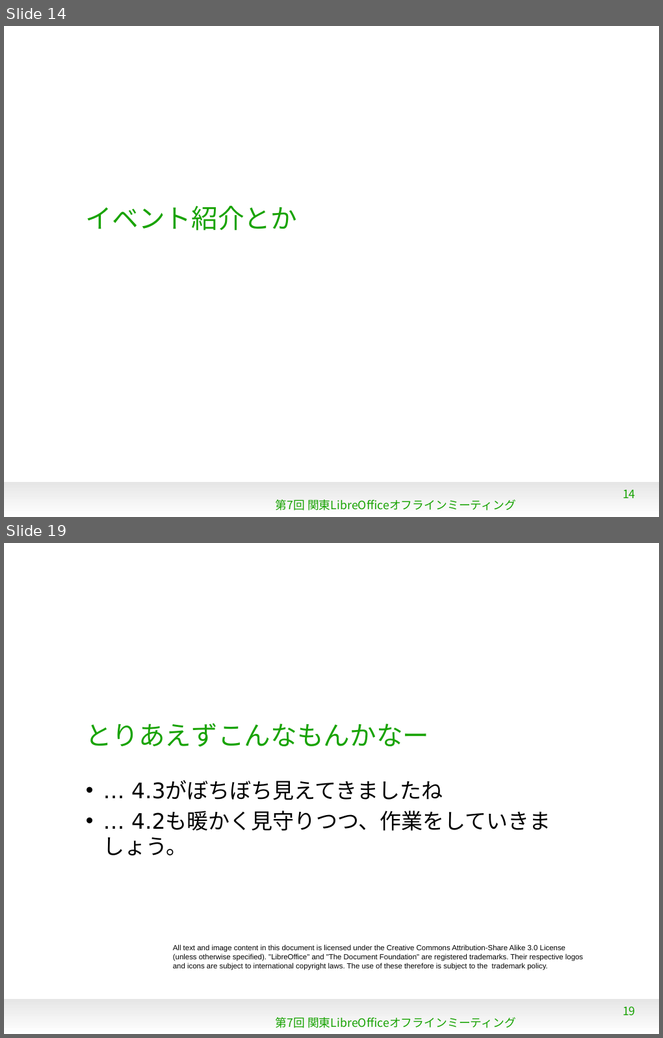
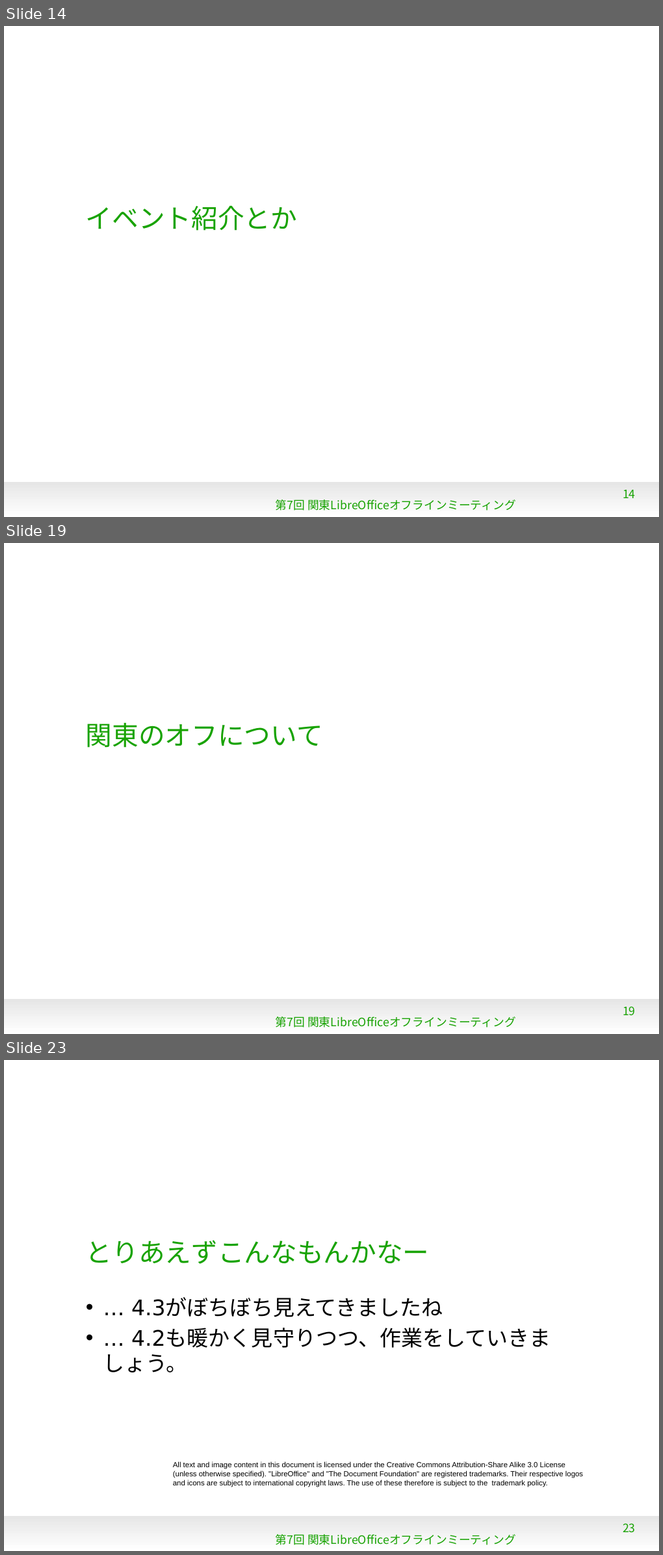
Before and after one commit to naruoga/KantoLibreOffice, a slide deck: May2014/201405news.odp. Shown one above the other, each under a label of ours: slides 14 and 19 before the commit, slides 14, 19 and 23 after it; the slides between them are not shown. The pictures are 663x1038 and 663x1555 pixels, drawn with LibreOffice and Linux fonts; fonts in the diff are those of the drawing; background and template pictures are left out. Boxes give left, top, right and bottom in pixels: in the first picture for what was removed or moved away, otherwise in the second. Text is boxed around its words. In the diff, an @@ line names an element or a change of style, - is before the commit and + after.

Commit message:
May2014/201405news.odp - 関東オフの今後について少し書き直し

```diff
--- a/May2014/201405news.odp
+++ b/May2014/201405news.odp
@@ slide 19 added at bbox=[4, 543, 659, 1034], background #FFFFFF; not listed: 1 template element that a slide beside it also shows @@
@@ title added at bbox=[86, 723, 323, 748], 32 pt, text #18A303 @@
+関東のオフについて
@@ page number added at bbox=[623, 1006, 636, 1016], 14 pt, text #18A303 @@
+19
@@ text added at bbox=[276, 1017, 516, 1028], 14 pt, text #18A303 @@
+第7回 関東LibreOfficeオフラインミーティング
@@ what was slide 19 is now slide 23 @@
@@ page number at bbox=[623, 1523, 636, 1533]: text changed @@
-19
+23
```
Also in this commit, not shown: 13 slides changed, 3 other slides added.
